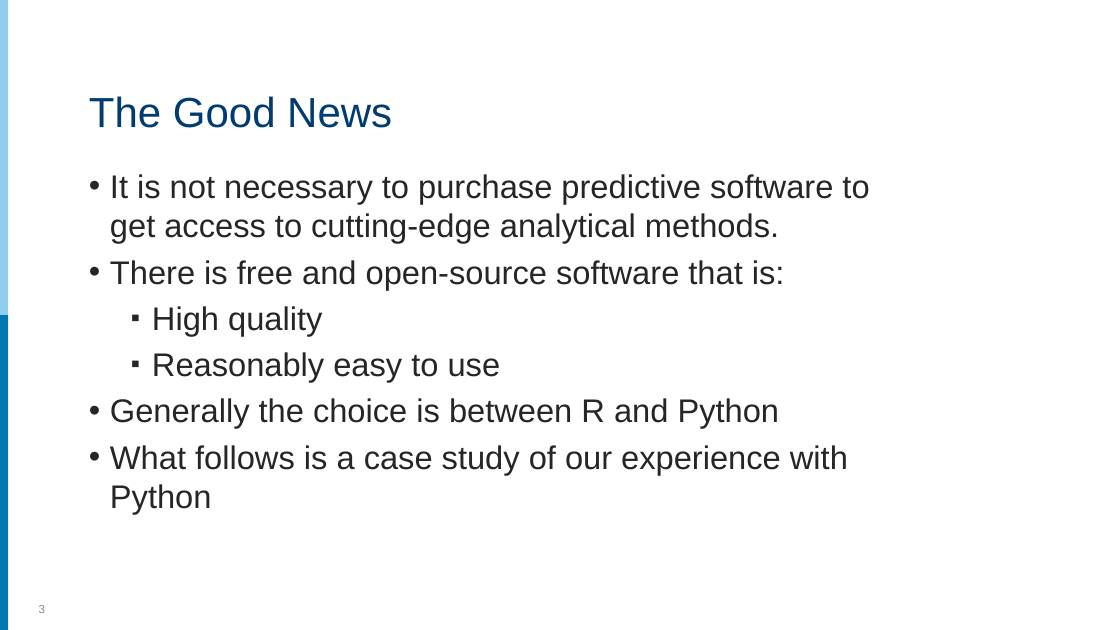
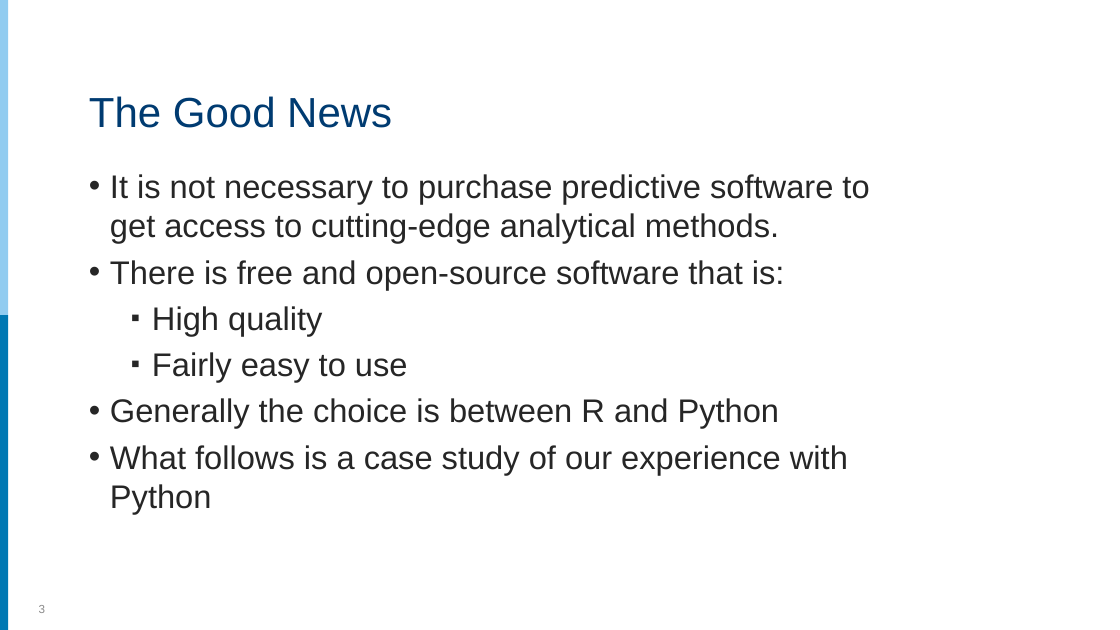
Before and after one commit to rpardee/hcsrn_2019, a slide deck: slide 3 of analytics_for_hmos.pptx. Drawn at 1120x630 pixels with LibreOffice and Linux fonts; fonts in the diff are those of the drawing. Boxes give left, top, right and bottom in pixels: in the first picture for what was removed or moved away, otherwise in the second. Text is boxed around its words. In the diff, an @@ line names an element or a change of style, - is before the commit and + after.

```diff
--- a/analytics_for_hmos.pptx
+++ b/analytics_for_hmos.pptx
@@ text at [152, 352, 408, 382]: text changed @@
-  ▪ Reasonably easy to use
+  ▪ Fairly easy to use
```
Also in this commit, not shown: 4 other slides changed, 2 slides added.
